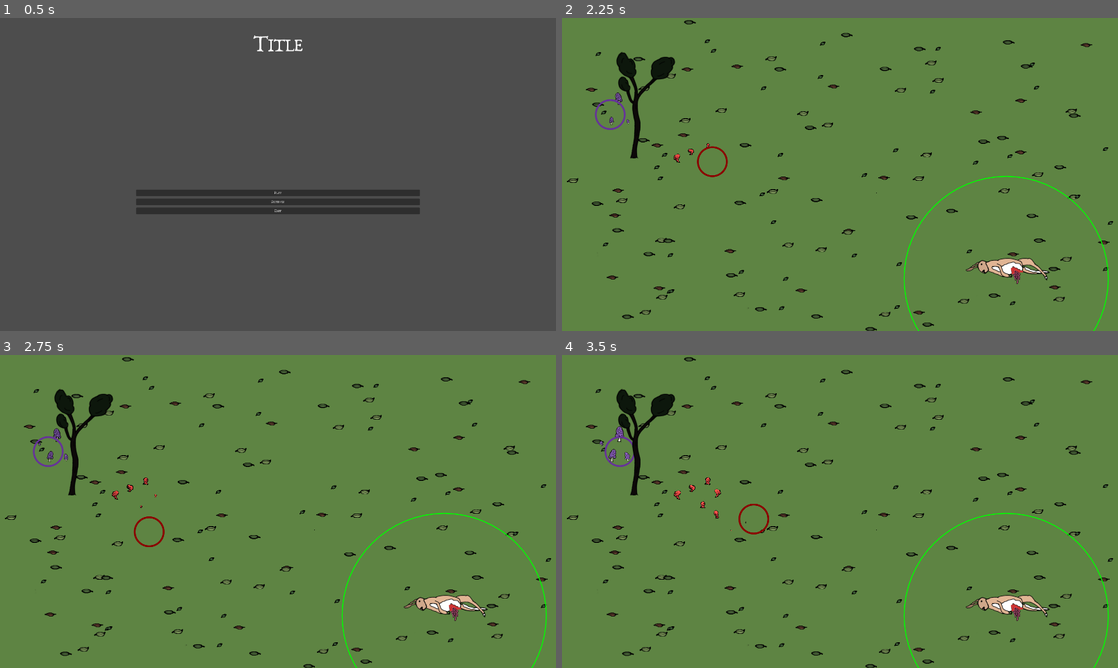
Above: before the commit, frames 1-4 (two rows, left to right).
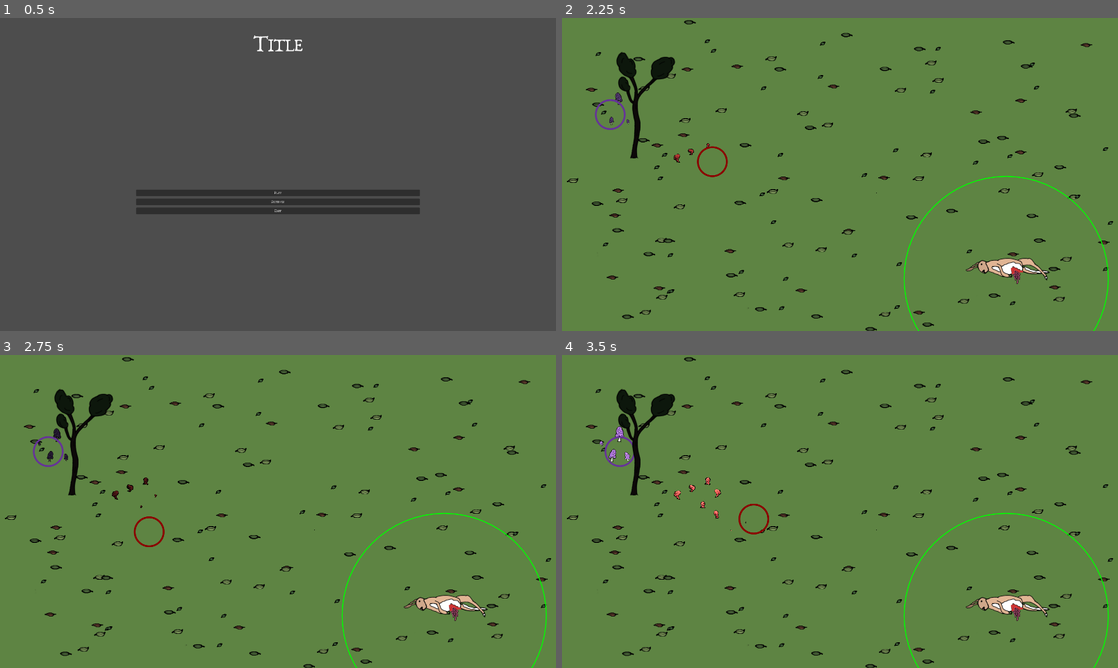
Above: after the commit, the same moments.

Repository: carcinizer/slavic-2025
Game: Godot game, scene res://scenes/main_menu.tscn
The game is run twice, just before and just after one commit, with the same random seed, the same clock (stepped at 60 frames per second) and the same inputs.
Inputs:
- Up to frame 1 (0.5 s): no input
- Up to frame 2 (2.25 s): click "Play" at 0.5 s; tap Enter at 1.25 s; hold Right (right1) 1.28-2.03 s; tap S (down2) at 1.35 s; hold Down (down1) from 2.03 s (still down); tap A (left2) at 2.1 s
- Up to frame 3 (2.75 s): keep holding Down (down1)
- Up to frame 4 (3.5 s): release Down (down1) at 2.78 s; hold Right (right1) from 2.78 s (still down); tap D (right2) at 2.85 s

Frame 1 is identical in both runs. In frame 2, less than 0.1% of the frame differs, in the area x 8-27%, y 24-46%; in frame 3, 0.1%; in frame 4, 0.2%, in the area x 6-31%, y 22-57%.

Commit message:
Tree-mushroom connection fixes

Diff:
--- a/scenes/cursor.tscn
+++ b/scenes/cursor.tscn
@@ -9,7 +9,6 @@
 process_priority = 2
 process_physics_priority = 2
 script = ExtResource("1_s0nli")
-player_id = null
 
 [node name="GrowthArea" type="Area2D" parent="."]
 
--- a/scenes/mushroom.tscn
+++ b/scenes/mushroom.tscn
@@ -38,3 +38,6 @@
 
 [node name="CollisionShape2D" type="CollisionShape2D" parent="ExplosionArea"]
 shape = SubResource("CircleShape2D_6c3h1")
+
+[node name="Pulse" type="Timer" parent="."]
+wait_time = 0.05
--- a/src/cursor.gd
+++ b/src/cursor.gd
@@ -35,7 +35,7 @@
 		if x is Mushroom and x.player_id == player_id: \
 			nearby_mushrooms.push_back(x)
 	)
-	growth_area.body_exited.connect(func(b): nearby_mushrooms.erase(b))
+	growth_area.body_exited.connect(func(b): if b is Mushroom: nearby_mushrooms.erase(b))
 
 
 func _process(delta: float) -> void:
--- a/src/global/bus.gd
+++ b/src/global/bus.gd
@@ -1,5 +1,4 @@
 class_name SINGLETON_BUS
 extends Node
 
-#signal mushroom_spawned(m: Mushroom)
 signal players_changed()
--- a/src/mushroom.gd
+++ b/src/mushroom.gd
@@ -34,6 +34,7 @@
 const tree_pulse_coyote_time := 10 # frames
 
 var latest_pulse: int
+var latest_time_pulse: int
 var latest_pulse_source: LifeTree
 
 
@@ -67,7 +68,10 @@
 		if x.get_parent() is Mushroom and x.get_parent().player_id == player_id: \
 			nearby_mushrooms.push_back(x.get_parent())
 	)
-	$NeighborRange.area_exited.connect(func(b): nearby_mushrooms.erase(b.get_parent()))
+	$NeighborRange.area_exited.connect(func(x): \
+		if x.get_parent() is Mushroom and x.get_parent().player_id == player_id: \
+			nearby_mushrooms.erase(x.get_parent())
+	)
 
 
 	## Set explosion area
@@ -114,7 +118,7 @@
 
 	var skew_amplitude = remap(hp, max_growth, max_hp, 5, 70) if hp > max_growth else 5.0
 	$Sprite.skew = deg_to_rad(sin(time_since_spawn / 30) * skew_amplitude) if latest_pulse % 30 > 15 else 0.0
-	modulate = Color.WHITE.darkened(0.1 * sin(latest_pulse * 0.05))
+	modulate = Color.WHITE.darkened(0.7 * sin(latest_time_pulse * 0.05))
 
 	## Overgrowing
 	if hp >= max_hp:
@@ -138,12 +142,16 @@
 		shroom.die()
 
 
-func send_tree_pulse(obj: LifeTree, frame: int):
+func send_tree_pulse(obj: LifeTree, frame: int, chain_timing: int = 0):
+
 	if frame > latest_pulse:
 		latest_pulse = frame
+		latest_time_pulse = frame + chain_timing
 		latest_pulse_source = obj
 		for i in nearby_mushrooms:
-			i.send_tree_pulse(latest_pulse_source, latest_pulse)
+			await get_tree().create_timer(0.05).timeout
+			if is_instance_valid(obj) and is_instance_valid(i):
+				i.send_tree_pulse(obj, latest_pulse, 10)
 
 func explode():
 	if exploding:
--- a/src/tree.gd
+++ b/src/tree.gd
@@ -21,12 +21,10 @@
 const sprite_variants_number := 3
 
 func get_mushrooms_in_area():
-	#mushrooms_in_area = 0
 	var areas = get_node("NeighborRange").get_overlapping_areas()
 	for a in areas:
 		var obj = a.get_parent()
-		if obj is Mushroom:
-			#mushrooms_in_area += 1
+		if obj is Mushroom and mushrooms_in_area < max_connected_mushrooms and !dead:
 			obj.send_tree_pulse(self, GLOB.frame)
 		#queue_redraw()
 
